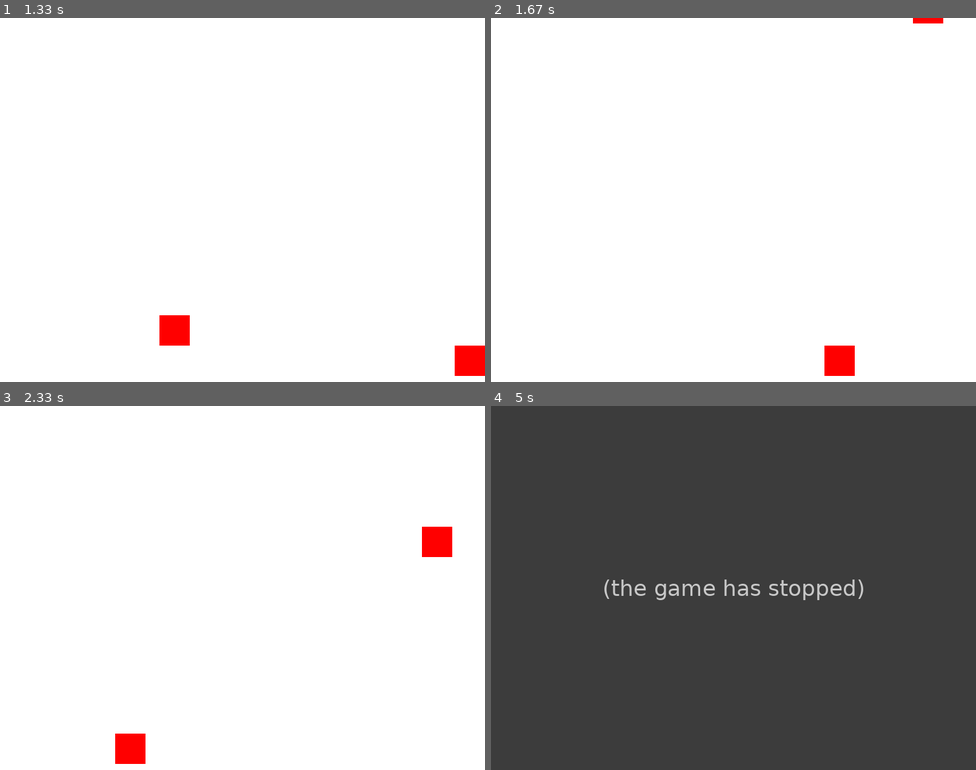
Above: before the commit, frames 1-4 (two rows, left to right).
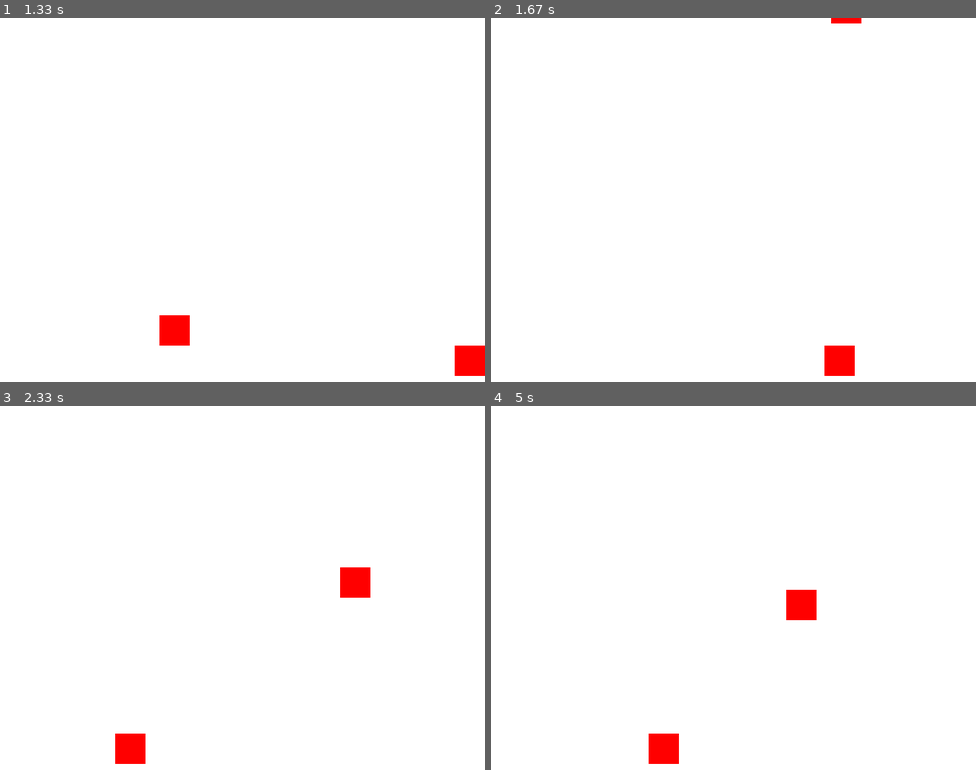
Above: after the commit, the same moments.

Repository: smurawczik/language-samples
Game: pygame game, started from python/pygame/main.py
The game is run twice, just before and just after one commit, with the same random seed, the same clock (stepped at 60 frames per second) and the same inputs.
Inputs:
- Up to frame 1 (1.33 s): hold Right 0.33-0.8 s; hold Right 0.83-1.3 s
- Up to frame 2 (1.67 s): hold Left from 1.33 s (still down)
- Up to frame 3 (2.33 s): release Left at 1.87 s; hold Left 1.9-2.3 s
- Up to frame 4 (5 s): hold Left 3-3.47 s; hold Right 3.5-3.97 s; hold Right 4-4.47 s; hold Left from 4.5 s (still down)

Frame 1 is identical in both runs. In frame 2, 0.2% of the frame differs, in the area x 70-94%, y 0-2%; in frame 3, 1.0%; in frame 4, 100%, in the area x 0-100%, y 0-100%.
Before the commit the program exited at 4.95 s; later frames show no game.

Commit message:
make pygame harder, add more samples on c++ windows with text and button

Diff:
--- a/python/pygame/main.py
+++ b/python/pygame/main.py
@@ -46,8 +46,10 @@
     # Move enemy
     enemy_rect.y += enemy_speed
     if enemy_rect.y > HEIGHT:
-        enemy_rect.x = random.randint(0, WIDTH - enemy_size)
+        enemy_rect.x = random.randint(player_rect.x - 50, player_rect.x + 50)
         enemy_rect.y = -50
+        if enemy_speed < 10:
+            enemy_speed += 0.5
 
     # Check for collision
     if player_rect.colliderect(enemy_rect):
Binary file added: c/window-text-editable-v2/main
Binary file added: c/window-text-editable/YourAppName
Binary file added: c/window-text-editable/main
Not shown, added: c/.env
Not shown, added: c/window-text-editable-v2/main.m
Not shown, added: c/window-text-editable/ButtonWrapper.h
Not shown, added: c/window-text-editable/ButtonWrapper.m
Not shown, added: c/window-text-editable/TextViewWrapper.h
Not shown, added: c/window-text-editable/TextViewWrapper.m
Not shown, added: c/window-text-editable/main.h
Not shown, added: c/window-text-editable/main.m
